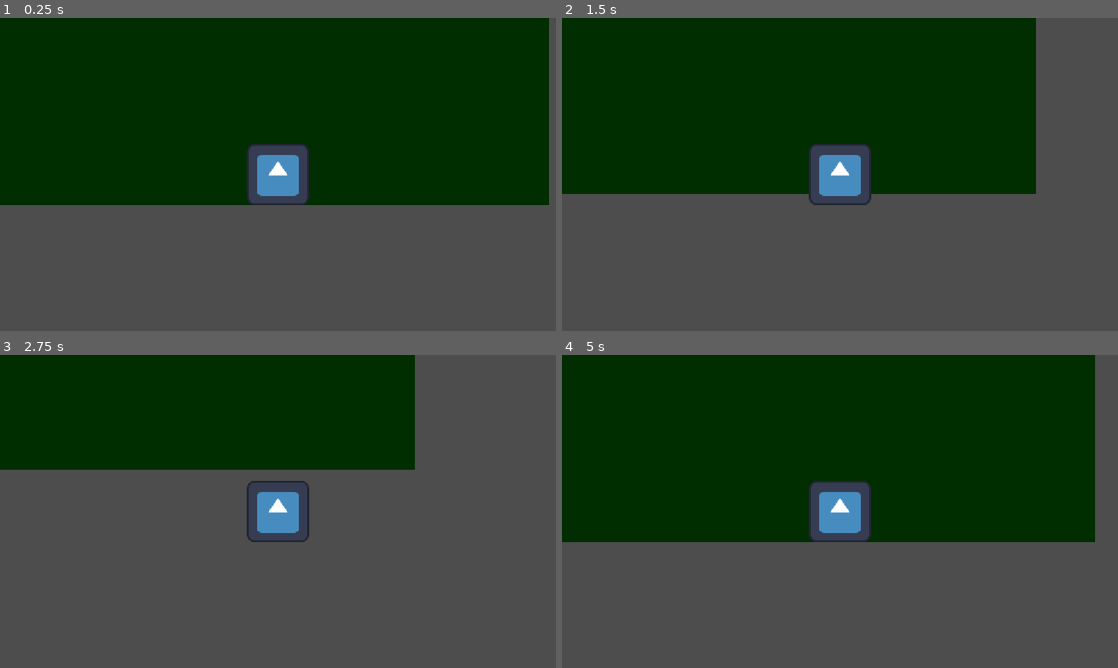
Above: before the commit, frames 1-4 (two rows, left to right).
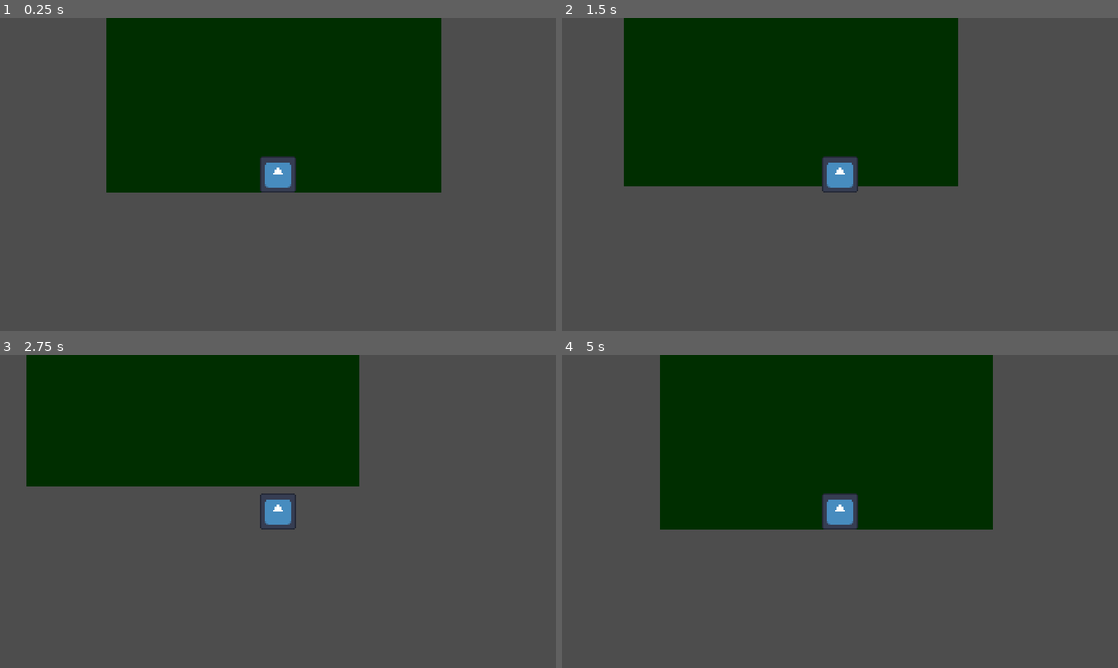
Above: after the commit, the same moments.

Repository: 6apa/Session-of-the-Living-Dead
Game: Godot game, scene res://scenes/levels/main.tscn
Same seed, same stepped clock (60 frames per second), same inputs: the game is played once before the commit and once after it. The engine's default icon, where the game draws it, is replaced by a stand-in: a white triangle on a blue panel in a dark square.
Inputs:
- Up to frame 1 (0.25 s): no input
- Up to frame 2 (1.5 s): tap Enter at 0.5 s; hold D (move_right) 0.53-1.28 s; hold S (move_down) from 1.28 s (still down)
- Up to frame 3 (2.75 s): release S (move_down) at 2.03 s; hold D (move_right) from 2.03 s (still down)
- Up to frame 4 (5 s): release D (move_right) at 2.78 s; hold W (move_up) 2.78-3.53 s; hold A (move_left) from 3.53 s (still down)

The runs differ from the first frame. In frame 1, 27% of the frame differs, in the area x 0-99%, y 0-60%; in frame 2, 17%; in frame 3, 9.5%; in frame 4, 25%.

Commit message:
ui: add main menu layout, background, and font sizing

Diff:
--- a/project.godot
+++ b/project.godot
@@ -17,6 +17,8 @@
 
 [display]
 
+window/size/viewport_width=1920
+window/size/viewport_height=1080
 window/stretch/mode="canvas_items"
 window/stretch/aspect="expand"
 
--- /dev/null
+++ b/scenes/ui/main_menu.tscn
@@ -0,0 +1,90 @@
+[gd_scene format=3 uid="uid://d4ms1o5i1s6ns"]
+
+[ext_resource type="Texture2D" uid="uid://c5kftgqp2v260" path="res://assets/ui/MainMenu.jpg" id="1_sl1te"]
+
+[node name="MainMenu" type="Control" unique_id=136594581]
+layout_mode = 3
+anchors_preset = 15
+anchor_right = 1.0
+anchor_bottom = 1.0
+grow_horizontal = 2
+grow_vertical = 2
+
+[node name="MainMenu" type="Sprite2D" parent="." unique_id=869488048]
+position = Vector2(962.5, 543.5)
+scale = Vector2(1.3989826, 1.404948)
+texture = ExtResource("1_sl1te")
+
+[node name="VBoxContainer" type="VBoxContainer" parent="." unique_id=1588720298]
+layout_mode = 1
+anchors_preset = 4
+anchor_top = 0.5
+anchor_bottom = 0.5
+offset_left = 100.0
+offset_top = -222.25
+offset_right = 612.0
+offset_bottom = 238.75
+grow_vertical = 2
+theme_override_constants/separation = 12
+
+[node name="Название" type="Label" parent="VBoxContainer" unique_id=2055225763]
+layout_mode = 2
+offset_transform_enabled = true
+theme_override_font_sizes/font_size = 42
+text = "Session of the living dead
+"
+horizontal_alignment = 1
+
+[node name="Продолжить" type="Button" parent="VBoxContainer" unique_id=1832672728]
+layout_mode = 2
+offset_transform_enabled = true
+theme_override_constants/h_separation = 10
+theme_override_font_sizes/font_size = 32
+text = "Продолжить"
+flat = true
+autowrap_trim_flags = 192
+
+[node name="Новая игра" type="Button" parent="VBoxContainer" unique_id=233224670]
+layout_mode = 2
+offset_transform_enabled = true
+theme_override_constants/h_separation = 10
+theme_override_font_sizes/font_size = 32
+text = "Новая игра"
+flat = true
+autowrap_trim_flags = 192
+
+[node name="Загрузить" type="Button" parent="VBoxContainer" unique_id=2036504708]
+layout_mode = 2
+offset_transform_enabled = true
+theme_override_constants/h_separation = 10
+theme_override_font_sizes/font_size = 32
+text = "Загрузить"
+flat = true
+autowrap_trim_flags = 192
+
+[node name="Настройки" type="Button" parent="VBoxContainer" unique_id=452494145]
+layout_mode = 2
+offset_transform_enabled = true
+theme_override_constants/h_separation = 10
+theme_override_font_sizes/font_size = 32
+text = "Настройки"
+flat = true
+autowrap_trim_flags = 192
+
+[node name="Об авторах" type="Button" parent="VBoxContainer" unique_id=1336585772]
+layout_mode = 2
+offset_transform_enabled = true
+theme_override_constants/h_separation = 10
+theme_override_font_sizes/font_size = 32
+text = "Об авторах"
+flat = true
+autowrap_trim_flags = 192
+
+[node name="Выход" type="Button" parent="VBoxContainer" unique_id=2021290395]
+layout_mode = 2
+offset_transform_enabled = true
+theme_override_constants/h_separation = 10
+theme_override_font_sizes/font_size = 32
+text = "Выход"
+flat = true
+autowrap_trim_flags = 192
Binary file added: assets/ui/MainMenu.jpg
